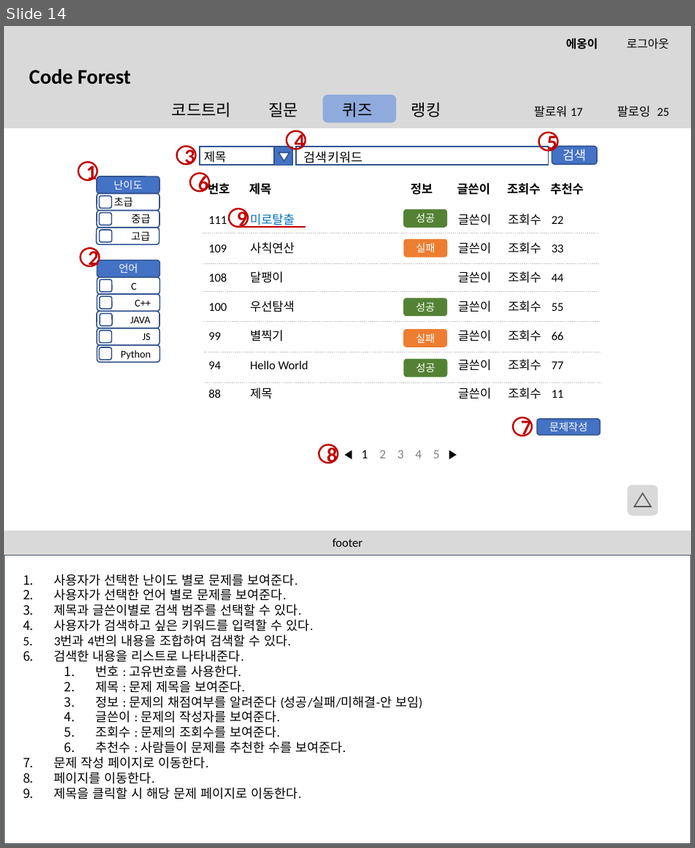
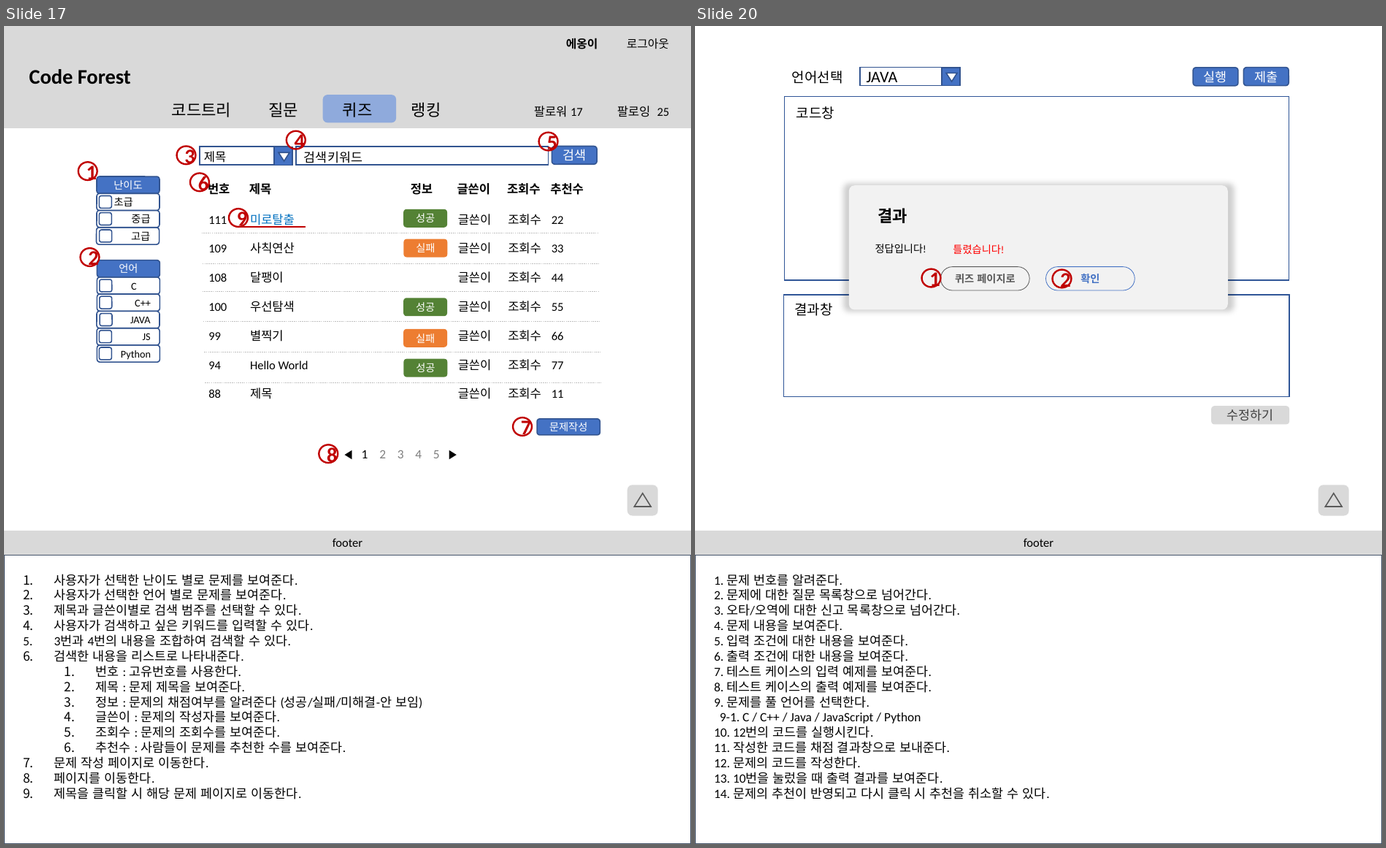
Before and after one commit to btcdd/document, a slide deck: 스토리보드.pptx. Shown side by side, each under a label of ours: slide 14 before the commit, slides 17 and 20 after it; the slides between them are not shown. The pictures are 695x848 and 1386x848 pixels, drawn with LibreOffice and Linux fonts; fonts in the diff are those of the drawing; background and template pictures are left out. Boxes give left, top, right and bottom in pixels: in the first picture for what was removed or moved away, otherwise in the second. Text is boxed around its words. In the diff, an @@ line names an element or a change of style, - is before the commit and + after.

```diff
--- a/스토리보드.pptx
+++ b/스토리보드.pptx
@@ slide 20 added at (x1=695, y1=26, x2=1382, y2=844), background #FFFFFF @@
@@ rectangle added at (x1=859, y1=68, x2=959, y2=86), outline #325491 1 pt @@
@@ rectangle added at (x1=942, y1=68, x2=960, y2=85), fill #4472C4, outline #325491 1 pt @@
@@ rounded rectangle added at (x1=1193, y1=68, x2=1237, y2=86), fill #4472C4, outline #325491 1 pt, 11 pt, text #FFFFFF @@
+실행
@@ rounded rectangle added at (x1=1243, y1=68, x2=1288, y2=86), fill #4472C4, outline #325491 1 pt, 11 pt, text #FFFFFF @@
+제출
@@ text added at (x1=792, y1=71, x2=843, y2=84), 12 pt, text #000000 @@
+언어선택
@@ text added at (x1=867, y1=71, x2=898, y2=86), 14 pt, text #000000 @@
+JAVA
@@ triangle added at (x1=946, y1=73, x2=956, y2=81), fill #FFFFFF, outline #325491 1 pt @@
@@ rectangle added at (x1=784, y1=97, x2=1288, y2=280), fill #FFFFFF, outline #2F5597 1 pt @@
@@ text added at (x1=796, y1=106, x2=834, y2=119), 12 pt, text #000000 @@
+코드창
@@ rounded rectangle added at (x1=849, y1=185, x2=1227, y2=310), fill #F2F2F2 @@
@@ text added at (x1=877, y1=208, x2=907, y2=223), 14 pt, text #000000, bold @@
+결과
@@ text added at (x1=875, y1=244, x2=926, y2=253), 9 pt, text #000000 @@
+정답입니다!
@@ text added at (x1=953, y1=244, x2=1004, y2=254), 9 pt, text #FF0000 @@
+틀렸습니다!
@@ ellipse added at (x1=922, y1=268, x2=941, y2=287), outline #C00000 1.5 pt, 18 pt, text #C00000, bold @@
+1
@@ rounded rectangle added at (x1=941, y1=267, x2=1030, y2=291), outline #595959 0.5 pt, 9 pt, text #595959, bold @@
+퀴즈 페이지로
@@ rounded rectangle added at (x1=1045, y1=267, x2=1134, y2=291), outline #4472C4 0.5 pt, 9 pt, text #4472C4, bold @@
+확인
@@ ellipse added at (x1=1052, y1=269, x2=1071, y2=287), outline #C00000 1.5 pt, 18 pt, text #C00000, bold @@
+2
@@ rectangle added at (x1=784, y1=295, x2=1289, y2=396), fill #FFFFFF, outline #2F5597 1 pt @@
@@ text added at (x1=794, y1=303, x2=832, y2=316), 12 pt, text #000000 @@
+결과창
@@ rounded rectangle added at (x1=1211, y1=406, x2=1289, y2=424), fill #D9D9D9, 11 pt, text #404040 @@
+수정하기
@@ rounded rectangle added at (x1=1318, y1=484, x2=1348, y2=515), fill #D9D9D9 @@
@@ triangle added at (x1=1326, y1=492, x2=1342, y2=506), outline #595959 1 pt @@
@@ rectangle added at (x1=695, y1=530, x2=1382, y2=555), fill #D9D9D9 @@
@@ text added at (x1=1023, y1=538, x2=1053, y2=546), 10.5 pt, text #000000 @@
+footer
@@ rectangle added at (x1=695, y1=555, x2=1382, y2=844), outline #44546A 1.5 pt @@
@@ text added at (x1=714, y1=574, x2=1050, y2=799), 11 pt, text #000000 @@
+1. 문제 번호를 알려준다.
+2. 문제에 대한 질문 목록창으로 넘어간다.
+3. 오타/오역에 대한 신고 목록창으로 넘어간다.
+4. 문제 내용을 보여준다.
+5. 입력 조건에 대한 내용을 보여준다.
+6. 출력 조건에 대한 내용을 보여준다.
+7. 테스트 케이스의 입력 예제를 보여준다.
+8. 테스트 케이스의 출력 예제를 보여준다.
+9. 문제를 풀 언어를 선택한다.
+9-1. C / C++ / Java / JavaScript / Python
+10. 12번의 코드를 실행시킨다.
+11. 작성한 코드를 채점 결과창으로 보내준다.
+12. 문제의 코드를 작성한다.
+13. 10번을 눌렀을 때 출력 결과를 보여준다.
+14. 문제의 추천이 반영되고 다시 클릭 시 추천을 취소할 수 있다.
@@ what was slide 14 is now slide 17 @@
```
Also in this commit, not shown: 7 slides changed, 9 other slides added.
